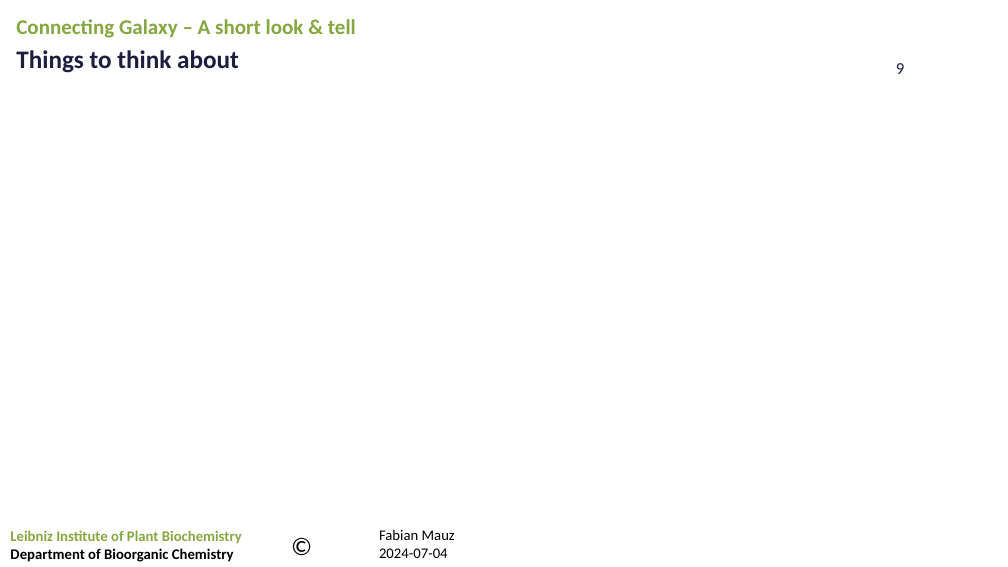
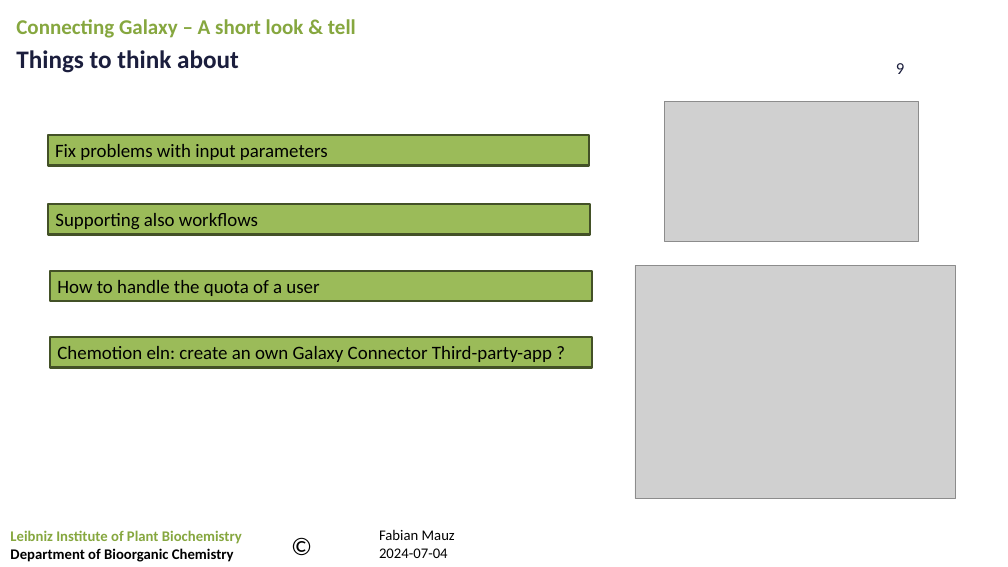
Before and after one commit to FabianMauz/ipb-talk-galaxy-api-20240704, a slide deck: slide 9 of talk/20240704_galaxy-api.pptx. Drawn at 1008x567 pixels with LibreOffice and Linux fonts; fonts in the diff are those of the drawing; grey boxes stand for pictures; background and template pictures are left out. Boxes give left, top, right and bottom in pixels: in the first picture for what was removed or moved away, otherwise in the second. Text is boxed around its words. In the diff, an @@ line names an element or a change of style, - is before the commit and + after.

Commit message:
20240704_galaxy-api.pdf, 20240704_galaxy-api.pptx und 2 weitere dateien aktualisiert...

```diff
--- a/talk/20240704_galaxy-api.pptx
+++ b/talk/20240704_galaxy-api.pptx
@@ picture added at box(665, 101, 918, 241) @@
@@ rectangle added at box(48, 135, 590, 166), fill #9BBB59, outline #445227 2 pt, 18 pt, text #000000 @@
+Fix problems with input parameters
@@ rectangle added at box(48, 204, 590, 234), fill #9BBB59, outline #445227 2 pt, 18 pt, text #000000 @@
+Supporting also workflows
@@ picture added at box(635, 265, 956, 498) @@
@@ rectangle added at box(50, 271, 592, 301), fill #9BBB59, outline #445227 2 pt, 18 pt, text #000000 @@
+How to handle the quota of a user
@@ rectangle added at box(50, 337, 592, 368), fill #9BBB59, outline #445227 2 pt, 18 pt, text #000000 @@
+Chemotion eln: create an own Galaxy Connector Third-party-app ?
```
Also in this commit, not shown: 2 other slides changed, 1 slide added, 3 other files.
